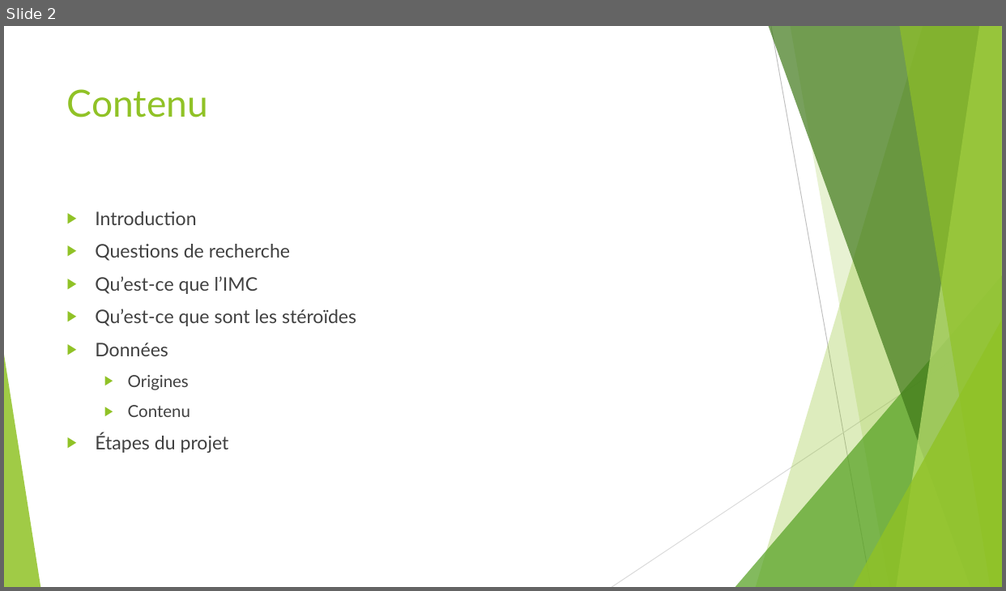
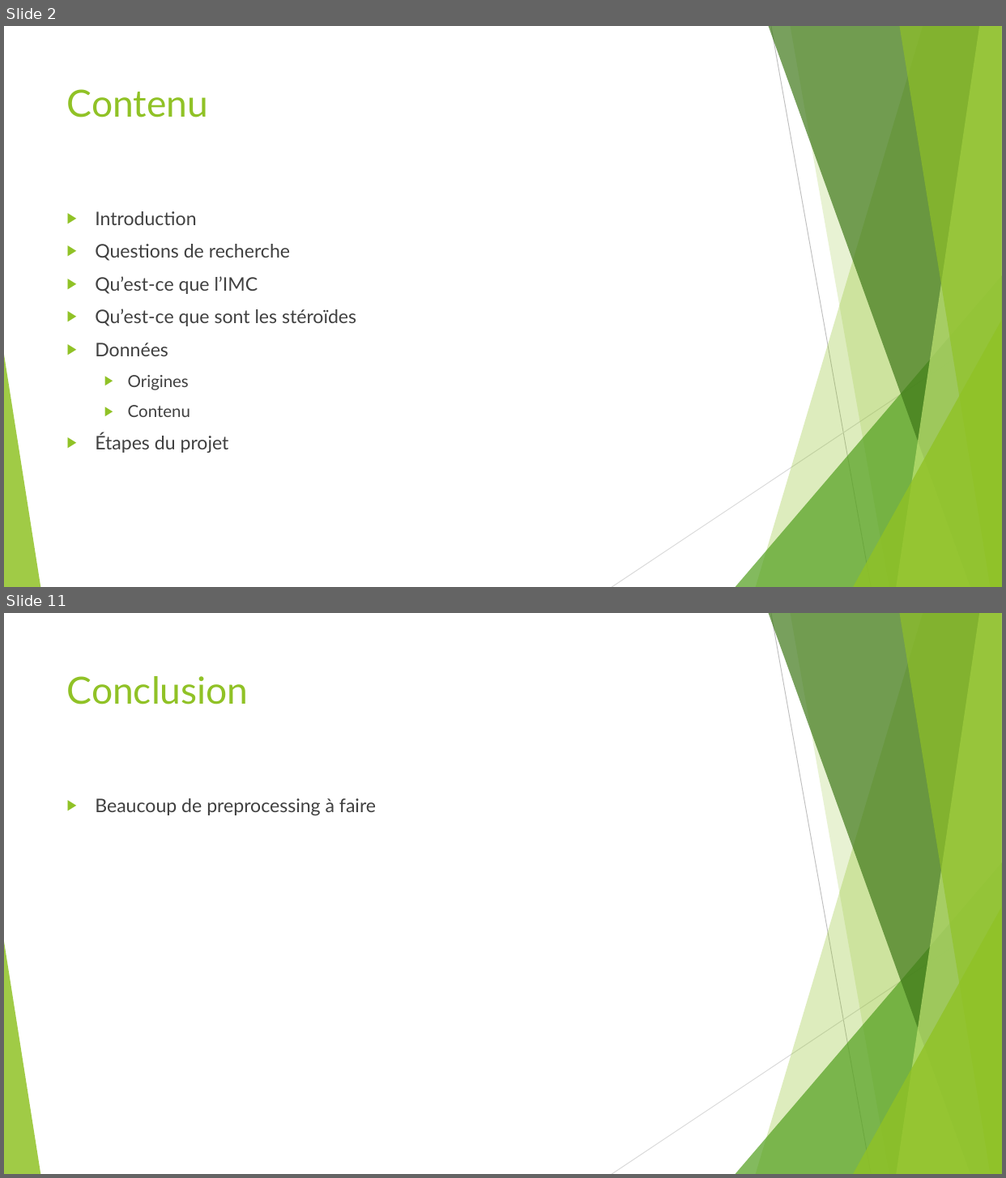
Before and after one commit to simon-baehler/LFA-Steroide, a slide deck: Presentations/Intermediaire/LFA_Baehler_Schowing_Intermédiaire.pptx. Shown one above the other, each under a label of ours: slide 2 before the commit, slides 2 and 11 after it; the slides between them are not shown. The pictures are 1006x591 and 1006x1178 pixels, drawn with LibreOffice and Linux fonts; fonts in the diff are those of the drawing. Boxes give left, top, right and bottom in pixels: in the first picture for what was removed or moved away, otherwise in the second. Text is boxed around its words. In the diff, an @@ line names an element or a change of style, - is before the commit and + after.

```diff
--- a/Presentations/Intermediaire/LFA_Baehler_Schowing_Intermédiaire.pptx
+++ b/Presentations/Intermediaire/LFA_Baehler_Schowing_Intermédiaire.pptx
@@ slide 11 added at (4, 613, 1002, 1174), background #FFFFFF; not listed: 10 template elements that a slide beside it also shows @@
@@ title added at (67, 676, 249, 705), 36 pt, text #90C226 @@
+Conclusion
@@ text added at (95, 798, 376, 815), 18 pt, text #404040 @@
+▶ Beaucoup de preprocessing à faire
```
Also in this commit, not shown: 4 slides changed, 5 other slides added, 3 slides removed.
